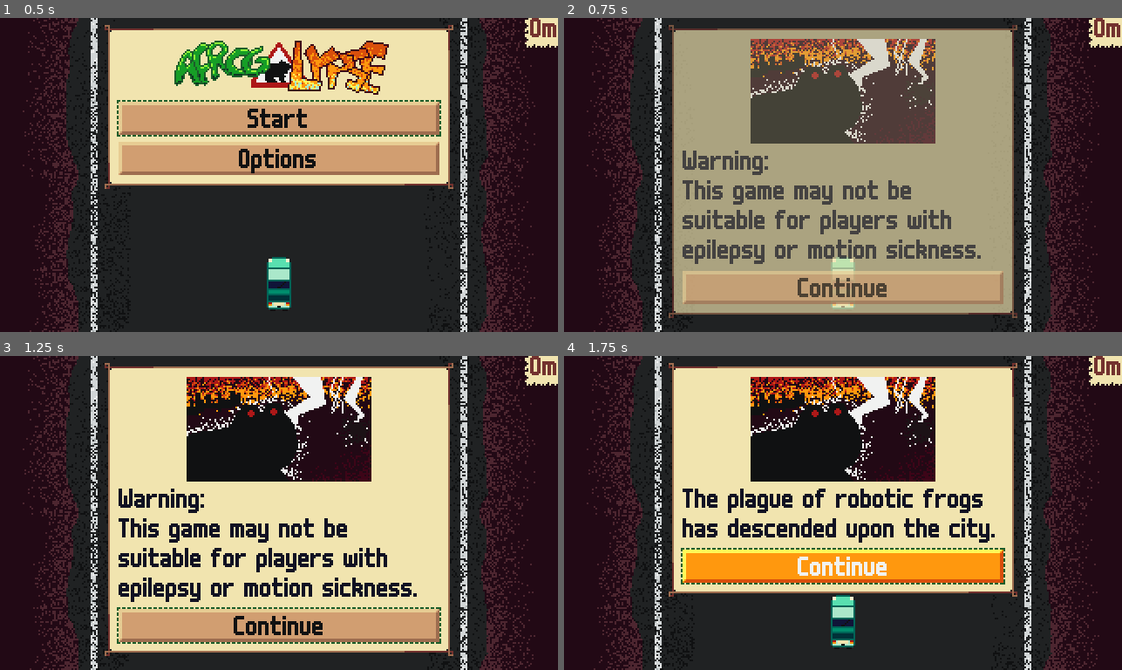
Above: before the commit, frames 1-4 (two rows, left to right).
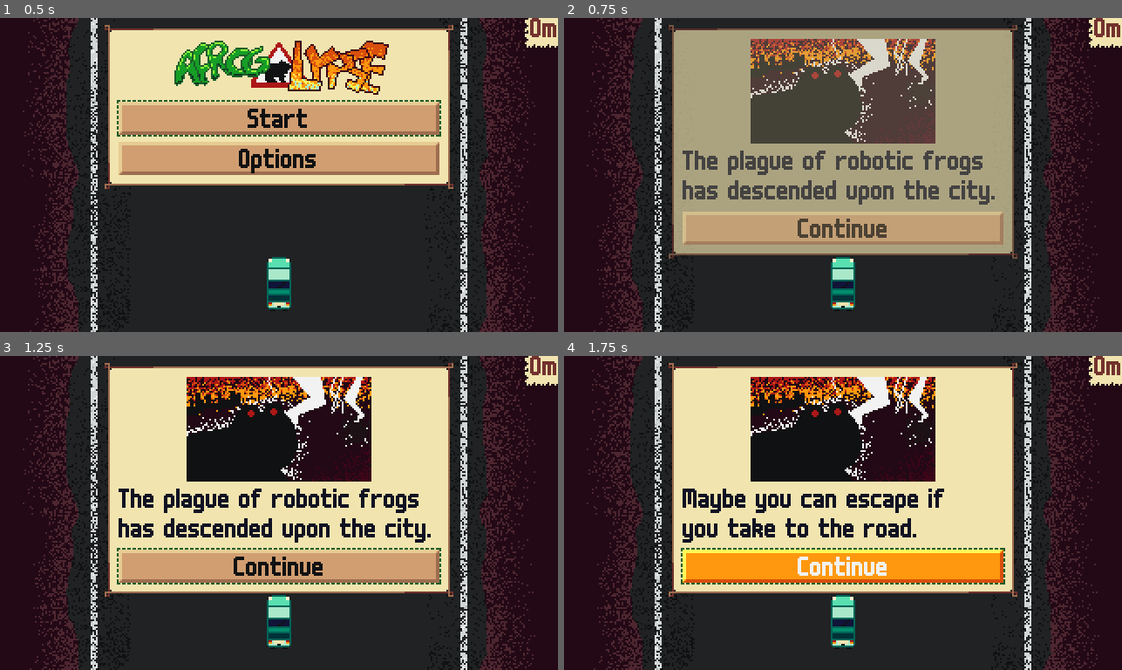
Above: after the commit, the same moments.

Repository: krobbi/afrogalypse
Game: Godot game, scene res://scenes/main/main.tscn
Same seed, same stepped clock (60 frames per second), same inputs: the game is played once before the commit and once after it.
Inputs:
- Up to frame 1 (0.5 s): no input
- Up to frame 2 (0.75 s): click "Start" at 0.5 s
- Up to frame 3 (1.25 s): no input
- Up to frame 4 (1.75 s): click "Continue" at 1.25 s

Frame 1 is identical in both runs. In frame 2, 22% of the frame differs, in the area x 18-82%, y 13-96%; in frame 3, 21%; in frame 4, 2.7%.

Commit message:
Boost refill and difficulty scaling

Diff:
--- a/autoloads/global/global.gd
+++ b/autoloads/global/global.gd
@@ -26,6 +26,7 @@
 var sound_volume: float = 50.0
 var music_volume: float = 50.0
 var is_boosting: bool = false
+var no_hit_time: float = 0.0
 
 func _ready() -> void:
 	set_sound_volume(50.0)
@@ -55,10 +56,12 @@
 func new_game() -> void:
 	state = GameState.STARTING
 	reset_rng()
+	no_hit_time = 0.0
 	new_game_started.emit()
 
 
 func on_frog_hit() -> void:
+	no_hit_time = 0.0
 	energy_removed.emit()
 
 
--- a/entities/car/car.gd
+++ b/entities/car/car.gd
@@ -14,7 +14,7 @@
 
 @export var start_speed: float = 200.0
 @export var max_speed: float = 250.0
-@export var boost_speed: float = 500.0
+@export var boost_speed: float = 600.0
 @export var start_acceleration: float = 50.0
 @export var game_acceleration: float = 5.0
 @export var stop_deceleration: float = 200.0
@@ -107,6 +107,9 @@
 	target_speed = min(target_speed + game_acceleration * delta, max_speed)
 	handle_input(delta, true)
 
+	if Global.no_hit_time < 100.0:
+		Global.no_hit_time += delta
+
 
 func stopping_state(delta: float) -> void:
 	target_speed = max(target_speed - stop_deceleration * delta, 0.0)
--- a/entities/frog_spawner/frog_spawner.gd
+++ b/entities/frog_spawner/frog_spawner.gd
@@ -10,6 +10,7 @@
 @export var min_count: int = 5
 @export var max_count: int = 5
 @export var spawn_facing: SpawnFacing = SpawnFacing.RIGHT
+@export var difficulty_curve: float = 5.0
 
 var timer: float = 0.0
 
@@ -23,7 +24,9 @@
 	if timer <= 0.0:
 		timer += delay
 
-		for i in range(Global.rng.randi_range(min_count, max_count)):
+		var scaled_max: int = max_count + int(Global.no_hit_time * difficulty_curve)
+
+		for i in range(Global.rng.randi_range(min_count, scaled_max)):
 			spawn_frog()
 
 
--- a/entities/sign_spawner/sign_spawner.gd
+++ b/entities/sign_spawner/sign_spawner.gd
@@ -8,5 +8,5 @@
 	var sign_entity: Sprite2D = sign_scene.instantiate()
 	randomize()
 	sign_entity.position.x = randf_range(-16.0, 16.0)
-	distance_clock.remaining = Global.rng.randf_range(3000.0, 4000.0)
+	distance_clock.remaining = Global.rng.randf_range(4200.0, 6000.0)
 	add_child(sign_entity)
--- a/gui/cards/story_gui_card.gd
+++ b/gui/cards/story_gui_card.gd
@@ -1,7 +1,6 @@
 extends GUICard
 
 const STORY: Array[String] = [
-	"Warning:\nThis game may not be\nsuitable for players with\nepilepsy or motion sickness.",
 	"The plague of robotic frogs\nhas descended upon the city.",
 	"Maybe you can escape if\nyou take to the road.",
 	"Beware of crossing frogs.\nThey will damage your car.",
--- a/gui/energy_counter/energy_counter.gd
+++ b/gui/energy_counter/energy_counter.gd
@@ -9,6 +9,7 @@
 
 @onready var gain_player: AudioStreamPlayer = $GainPlayer
 @onready var deplete_player: AudioStreamPlayer = $DepletePlayer
+@onready var refill_player: AudioStreamPlayer = $RefillPlayer
 
 func _ready() -> void:
 	Global.new_game_started.connect(reset)
@@ -26,24 +27,28 @@
 
 	if boost_cooldown > 0.0:
 		boost_cooldown -= delta
-		modulate = Color(0.5, 0.25, 0.25, 1.0)
-	else:
-		modulate = Color.WHITE
+
+		if boost_cooldown <= 0.0:
+			create_tween().tween_property(self, "modulate", Color.WHITE, 0.1)
+
+			if len(points) > 0:
+				refill_player.play()
 
 	if (
 			Global.state == Global.GameState.GAME
 			and boost_cooldown <= 0.0
-			and remove_cooldown <= 0.0
 			and Input.is_action_just_pressed("boost")
 			and len(points) > 0):
 		remove_point(false)
-		boost_cooldown = 10.0
+		create_tween().tween_property(self, "modulate", Color(0.5, 0.25, 0.25, 1.0), 0.1)
+		boost_cooldown = 12.0
 		Global.boost_used.emit()
 
 
 func reset() -> void:
 	remove_cooldown = 2.0
-	boost_cooldown = 2.0
+	boost_cooldown = 0.0
+	modulate = Color.WHITE
 
 
 func add_point() -> void:
--- a/gui/energy_counter/energy_counter.tscn
+++ b/gui/energy_counter/energy_counter.tscn
@@ -1,8 +1,9 @@
-[gd_scene load_steps=4 format=3 uid="uid://bauw6w8ags5vv"]
+[gd_scene load_steps=5 format=3 uid="uid://bauw6w8ags5vv"]
 
 [ext_resource type="Script" path="res://gui/energy_counter/energy_counter.gd" id="1_ekfxp"]
 [ext_resource type="AudioStream" uid="uid://bdyicyi7olsk7" path="res://resources/audio/gain_energy.ogg" id="2_bjo58"]
 [ext_resource type="AudioStream" uid="uid://kmfj4on6gys" path="res://resources/audio/deplete.ogg" id="3_76ian"]
+[ext_resource type="AudioStream" uid="uid://dl5krhlb3vfwi" path="res://resources/audio/nitro_refill.ogg" id="4_2eiuj"]
 
 [node name="EnergyCounter" type="Marker2D"]
 script = ExtResource("1_ekfxp")
@@ -15,3 +16,7 @@
 [node name="DepletePlayer" type="AudioStreamPlayer" parent="."]
 stream = ExtResource("3_76ian")
 bus = &"Sound"
+
+[node name="RefillPlayer" type="AudioStreamPlayer" parent="."]
+stream = ExtResource("4_2eiuj")
+bus = &"Sound"
--- a/project.godot
+++ b/project.godot
@@ -46,6 +46,14 @@
 
 [input]
 
+ui_accept={
+"deadzone": 0.5,
+"events": [Object(InputEventKey,"resource_local_to_scene":false,"resource_name":"","device":0,"window_id":0,"alt_pressed":false,"shift_pressed":false,"ctrl_pressed":false,"meta_pressed":false,"pressed":false,"keycode":4194309,"physical_keycode":0,"key_label":0,"unicode":4194309,"echo":false,"script":null)
+, Object(InputEventKey,"resource_local_to_scene":false,"resource_name":"","device":0,"window_id":0,"alt_pressed":false,"shift_pressed":false,"ctrl_pressed":false,"meta_pressed":false,"pressed":false,"keycode":4194310,"physical_keycode":0,"key_label":0,"unicode":4194310,"echo":false,"script":null)
+, Object(InputEventKey,"resource_local_to_scene":false,"resource_name":"","device":0,"window_id":0,"alt_pressed":false,"shift_pressed":false,"ctrl_pressed":false,"meta_pressed":false,"pressed":false,"keycode":32,"physical_keycode":0,"key_label":0,"unicode":32,"echo":false,"script":null)
+, Object(InputEventKey,"resource_local_to_scene":false,"resource_name":"","device":-1,"window_id":0,"alt_pressed":false,"shift_pressed":false,"ctrl_pressed":false,"meta_pressed":false,"pressed":false,"keycode":0,"physical_keycode":90,"key_label":0,"unicode":122,"echo":false,"script":null)
+]
+}
 steer_left={
 "deadzone": 0.5,
 "events": [Object(InputEventKey,"resource_local_to_scene":false,"resource_name":"","device":-1,"window_id":0,"alt_pressed":false,"shift_pressed":false,"ctrl_pressed":false,"meta_pressed":false,"pressed":false,"keycode":0,"physical_keycode":65,"key_label":0,"unicode":97,"echo":false,"script":null)
--- a/scenes/main/main.tscn
+++ b/scenes/main/main.tscn
@@ -30,9 +30,10 @@
 [node name="LeftFrogSpawner" parent="Entities" node_paths=PackedStringArray("bottom_right") instance=ExtResource("4_dhns2")]
 position = Vector2(-48, -4)
 bottom_right = NodePath("BottomRight")
-delay = 0.9
+delay = 1.1
 min_count = 1
 max_count = 2
+difficulty_curve = 0.05
 
 [node name="BottomRight" type="Marker2D" parent="Entities/LeftFrogSpawner"]
 position = Vector2(44, 180)
@@ -40,10 +41,11 @@
 [node name="RightFrogSpawner" parent="Entities" node_paths=PackedStringArray("bottom_right") instance=ExtResource("4_dhns2")]
 position = Vector2(324, -4)
 bottom_right = NodePath("BottomRight")
-delay = 0.9
+delay = 1.1
 min_count = 1
 max_count = 2
 spawn_facing = 0
+difficulty_curve = 0.05
 
 [node name="BottomRight" type="Marker2D" parent="Entities/RightFrogSpawner"]
 position = Vector2(44, 180)
@@ -51,10 +53,10 @@
 [node name="TopFrogSpawner" parent="Entities" node_paths=PackedStringArray("bottom_right") instance=ExtResource("4_dhns2")]
 position = Vector2(-48, -64)
 bottom_right = NodePath("BottomRight")
-delay = 0.6
-min_count = 3
-max_count = 6
+delay = 0.7
+min_count = 4
 spawn_facing = 2
+difficulty_curve = 0.1
 
 [node name="BottomRight" type="Marker2D" parent="Entities/TopFrogSpawner"]
 position = Vector2(416, 60)
Not shown, added: resources/audio/nitro_refill.ogg.import
Not shown, added: resources/audio/nitro_refill.ogg
